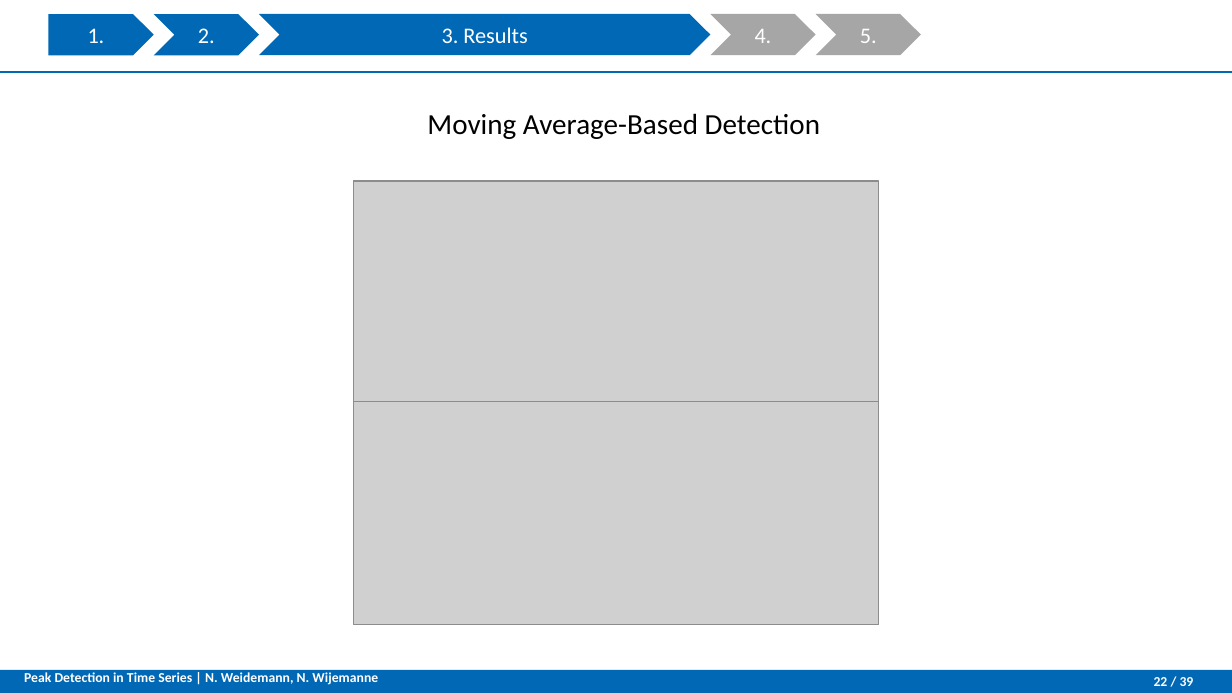
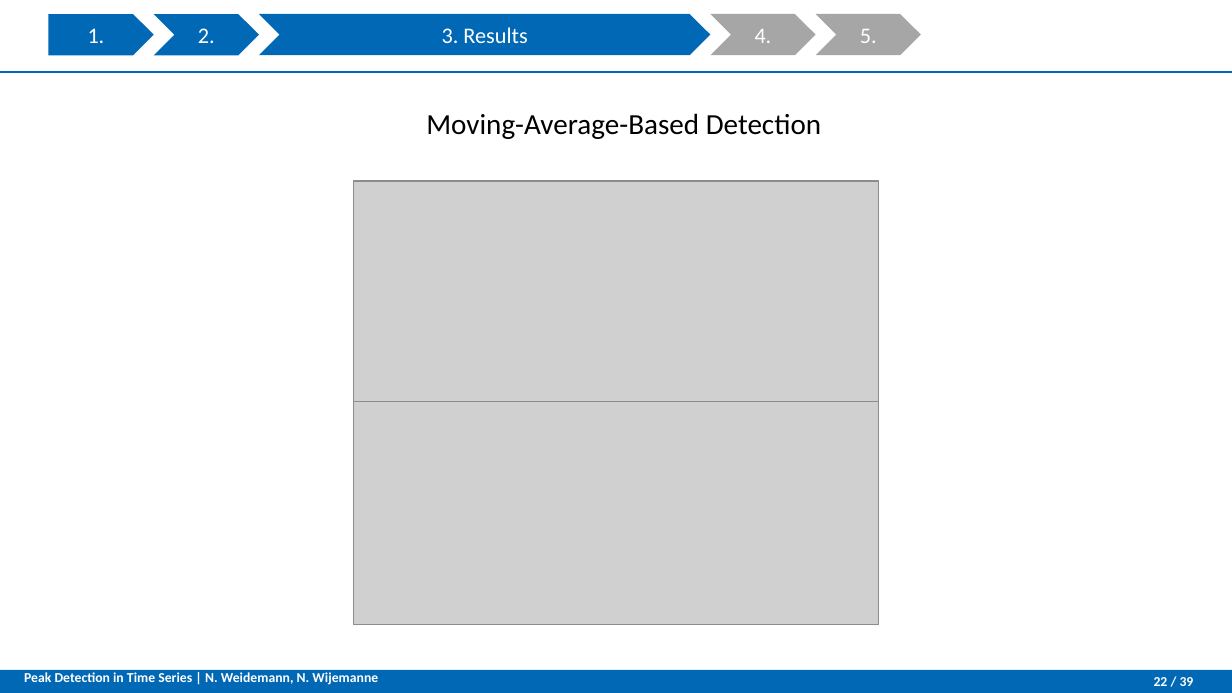
Before and after one commit to NatDharindri/AMSGroup2, a slide deck: slide 22 of Final presentation V8.pptx. Drawn at 1232x693 pixels with LibreOffice and Linux fonts; fonts in the diff are those of the drawing; grey boxes stand for pictures; background and template pictures are left out. Boxes give left, top, right and bottom in pixels: in the first picture for what was removed or moved away, otherwise in the second. Text is boxed around its words. In the diff, an @@ line names an element or a change of style, - is before the commit and + after.

```diff
--- a/Final presentation V8.pptx
+++ b/Final presentation V8.pptx
@@ text at bbox=[426, 113, 821, 139]: text changed @@
-Moving Average-Based Detection
+Moving-Average-Based Detection
```
